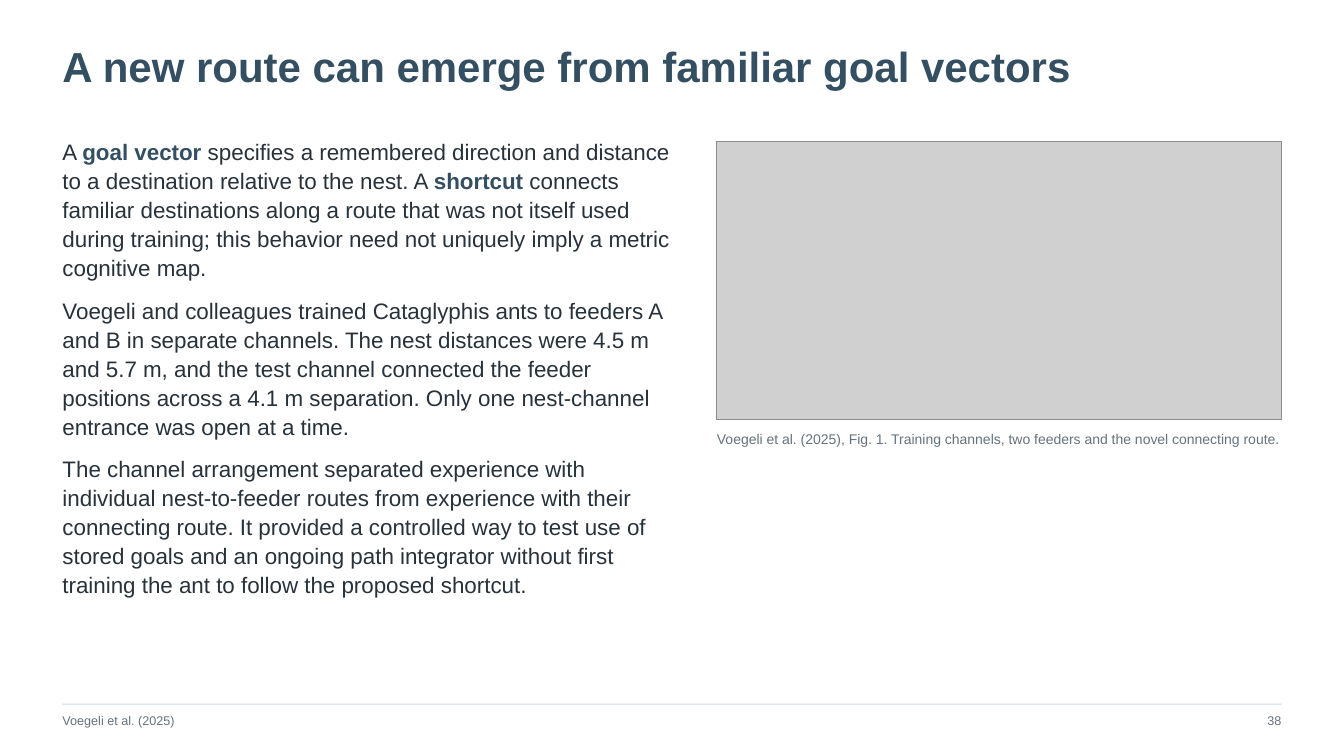
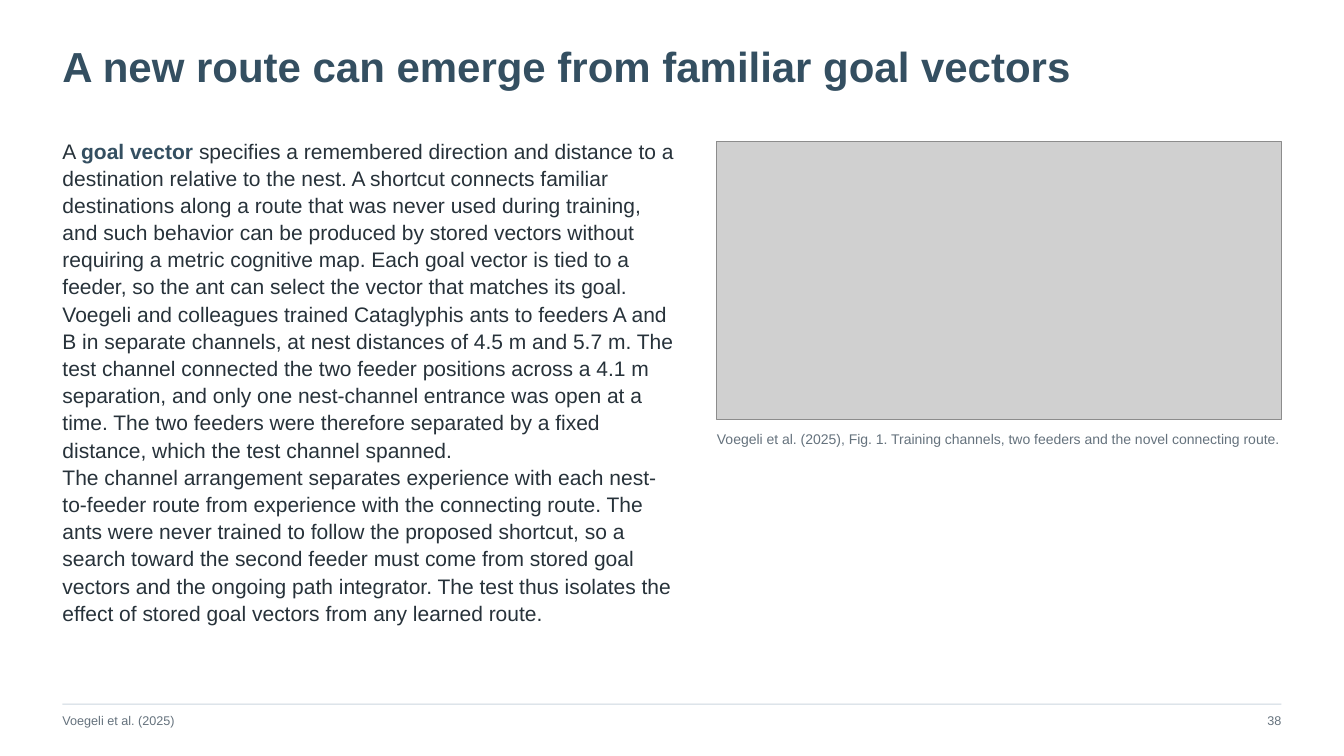
Before and after one commit to jordanxxlopez/NEUROETHOLOGY, a slide deck: slide 51 of scaffolded/Neuroethology_Lecture28_FA2026_SCAFFOLDED.pptx. Drawn at 1344x756 pixels with LibreOffice and Linux fonts; fonts in the diff are those of the drawing; grey boxes stand for pictures. Boxes give left, top, right and bottom in pixels: in the first picture for what was removed or moved away, otherwise in the second. Text is boxed around its words. In the diff, an @@ line names an element or a change of style, - is before the commit and + after.

```diff
--- a/scaffolded/Neuroethology_Lecture28_FA2026_SCAFFOLDED.pptx
+++ b/scaffolded/Neuroethology_Lecture28_FA2026_SCAFFOLDED.pptx
@@ text at (x1=62, y1=143, x2=674, y2=625): text changed; size 16 to 15 pt @@
-A goal vector specifies a remembered direction and distance to a destination relative to the nest. A shortcut connects familiar destinations along a route that was not itself used during training; this behavior need not uniquely imply a metric cognitive map.
-Voegeli and colleagues trained Cataglyphis ants to feeders A and B in separate channels. The nest distances were 4.5 m and 5.7 m, and the test channel connected the feeder positions across a 4.1 m separation. Only one nest-channel entrance was open at a time.
-The channel arrangement separated experience with individual nest-to-feeder routes from experience with their connecting route. It provided a controlled way to test use of stored goals and an ongoing path integrator without first training the ant to follow the proposed shortcut.
+A goal vector specifies a remembered direction and distance to a destination relative to the nest. A shortcut connects familiar destinations along a route that was never used during training, and such behavior can be produced by stored vectors without requiring a metric cognitive map. Each goal vector is tied to a feeder, so the ant can select the vector that matches its goal.
+Voegeli and colleagues trained Cataglyphis ants to feeders A and B in separate channels, at nest distances of 4.5 m and 5.7 m. The test channel connected the two feeder positions across a 4.1 m separation, and only one nest-channel entrance was open at a time. The two feeders were therefore separated by a fixed distance, which the test channel spanned.
+The channel arrangement separates experience with each nest-to-feeder route from experience with the connecting route. The ants were never trained to follow the proposed shortcut, so a search toward the second feeder must come from stored goal vectors and the ongoing path integrator. The test thus isolates the effect of stored goal vectors from any learned route.
```
Also in this commit, not shown: 16 other slides changed, 21 other files.
